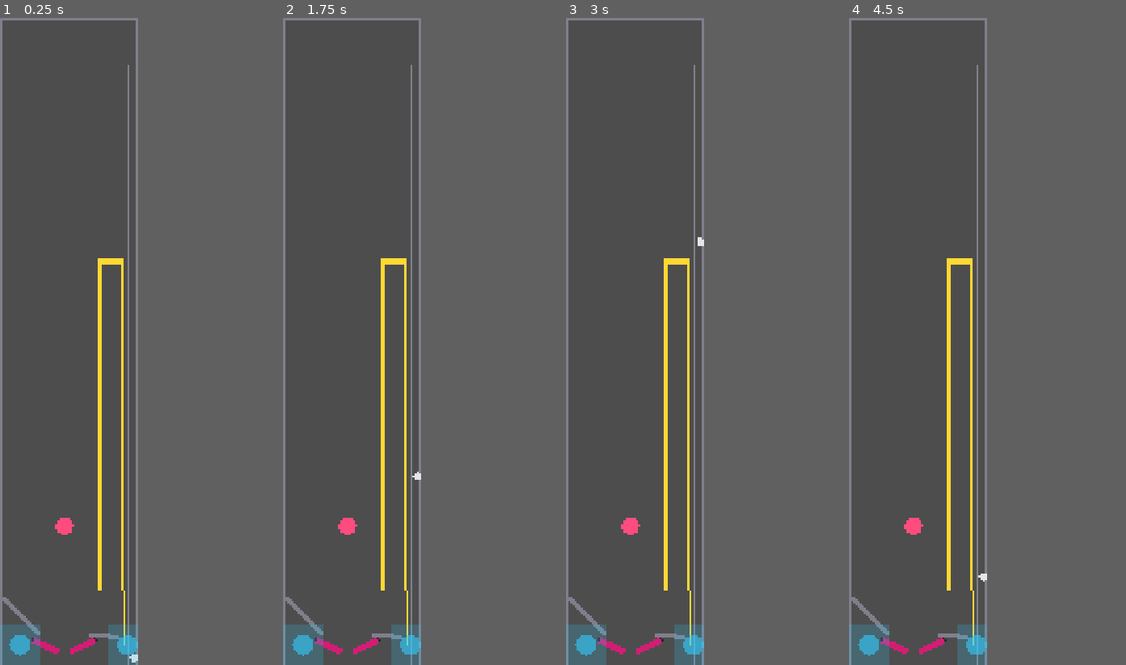
Above: before the commit, frames 1-4 (left to right).
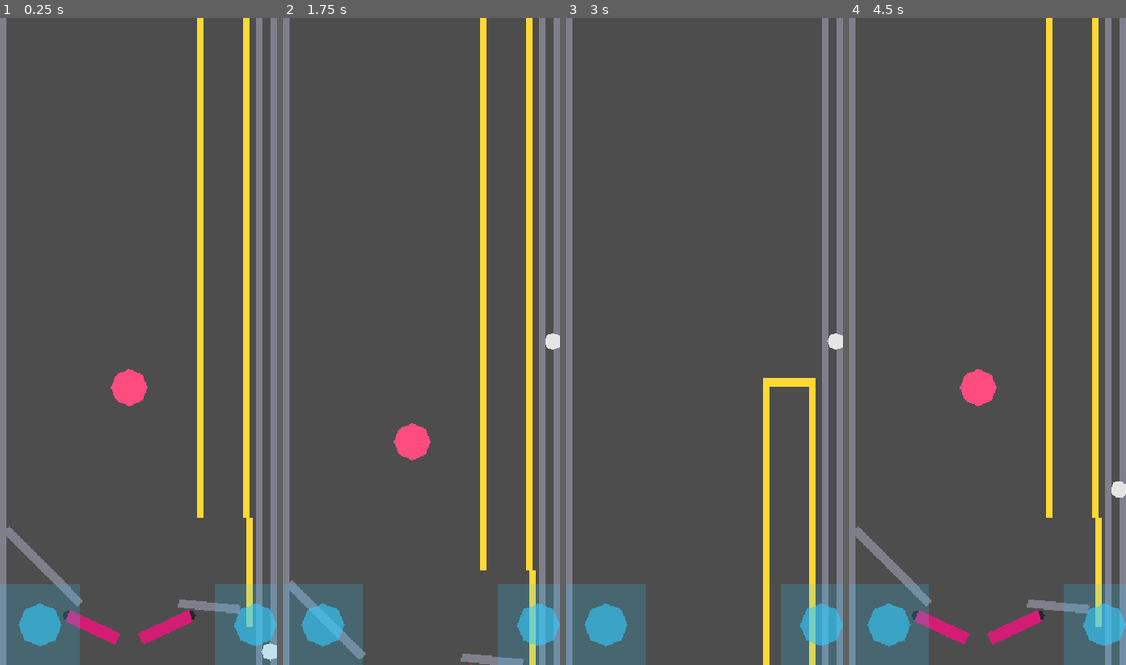
Above: after the commit, the same moments.

Repository: nobody174/pinball-adventure
Game: Godot game, scene res://core/physics/physics_prototype.tscn
Same seed, same stepped clock (60 frames per second), same inputs: the game is played once before the commit and once after it.
Inputs (mouse positions are in pixels of both pictures, inside the frame that each line leads up to):
- Up to frame 1 (0.25 s): no input
- Up to frame 2 (1.75 s): tap Enter at 0.5 s; move the mouse to (382, 309) at 0.52 s; hold Right (flip_right) 0.53-1.25 s; hold Up (launch_ball) 0.53-1.25 s; click (382, 309) at 0.67 s; drag from (324, 373) to (346, 529) at 1.27 s
- Up to frame 3 (3 s): move the mouse to (649, 199) at 2.02 s; hold Right (flip_right) 2.03-2.75 s; hold Shift 2.03-2.75 s; drag from (626, 470) to (593, 244) at 2.77 s
- Up to frame 4 (4.5 s): move the mouse to (959, 438) at 3.52 s; hold Left (flip_left) 3.53-4.25 s; tap Ctrl at 3.6 s; drag from (876, 244) to (912, 529) at 4.27 s
In our replay, the window is 171x800 before the commit and 343x800 after it. These sizes can differ from the game's own. Grey fills any space a smaller window leaves; there, only what the larger window draws over its background counts as a difference.

The runs differ from the first frame. In frame 1, 20% of the frame differs, in the area x 0-100%, y 0-100%; in frame 2, 20%; in frame 3, 17%; in frame 4, 20%.

Commit message:
fix: camera never scrolled -- viewport height always matched full table height
Designer's report ("the image is so small, trying to fit the entire
board in one shot, camera should follow the ball") led to a real
foundational bug spanning the whole session: every table-height
extension always resized window/size/viewport_height to exactly match
the new total table height (confirmed the numbers directly: current
viewport 2100 == table top-1400 to bottom 700 == 2100 exactly). That
means the *entire* table has been rendered in one static frame this
whole time, at whatever tiny scale fits it all -- there was never any
scrolling, because the "screen" was always sized to show everything
at once by construction. This likely explains some of the earlier
"mini-flipper looks broken" report too -- hard to judge anything at
that scale.

Fix: viewport_height back down to a real single-screen size (1050,
matching the table's original pre-extension height) and added
core/physics/ball_follow_camera.gd -- Camera2D now scrolls vertically
to track the ball, clamped to the table's actual top/bottom bounds
(-875 to 175, derived from the real wall positions, not guessed) so
it never reveals space beyond the walls. Horizontal position stays
fixed at table-center -- width already matches viewport exactly, no
side-scroll needed.

Touch zone Y positions reverted from 2035 back to 985 -- they're
screen-space (CanvasLayer, unaffected by camera movement, an
established gotcha from earlier this session) and need to match the
*visible* 1050-tall screen, not the world's full 2100-unit scroll
range. Feedback UI (score labels, message, debug terminal) needed no
changes -- already anchored fractionally/to the bottom edge from an
earlier fix, so it absorbed the viewport resize automatically.

Verified empirically, not just parse-checked: simulated a real launch
in the actual scene and confirmed the camera tracks the ball's climb
and clamps correctly at the top wall once it arrives. 94/94 tests
passing (3 new camera tests, one hit the same get_path_to-before-
in-tree ordering bug as an earlier subway_tunnel test this session,
fixed the same way).

Diff:
--- /dev/null
+++ b/core/physics/ball_follow_camera.gd
@@ -0,0 +1,32 @@
+#
+# Pinball Adventure
+# Author:  nobody174 (nobodylearn174@gmail.com)
+# Repo:    https://github.com/nobody174/pinball-adventure
+# Patreon: https://www.patreon.com/c/Nobody174
+# License: All rights reserved (c) 2026 nobody174
+# "It's never too late to give up!"
+#
+
+extends Camera2D
+
+## Scrolls vertically to follow the ball -- tables have grown far taller
+## than a single screen (the shooter lane extension alone made the total
+## table height exactly equal the viewport height, meaning the *entire*
+## table was rendered in one static frame with no scrolling at all, far
+## too small to actually see or play). Horizontal position stays fixed:
+## the table width matches the viewport width exactly, so there's no
+## meaningful room (or need) to scroll sideways.
+##
+## min_camera_y/max_camera_y clamp scrolling to the table's actual bounds,
+## so the camera never reveals empty space beyond the top or bottom walls.
+
+@export var target_path: NodePath
+@export var min_camera_y: float = -875.0
+@export var max_camera_y: float = 175.0
+
+@onready var _target: Node2D = get_node(target_path)
+
+func _process(_delta: float) -> void:
+	global_position.y = clampf(_target.global_position.y, min_camera_y, max_camera_y)
+
+# Built with assistance from Claude Code by Anthropic.
--- a/core/physics/physics_prototype.tscn
+++ b/core/physics/physics_prototype.tscn
@@ -4,6 +4,7 @@
 [ext_resource type="Script" uid="uid://dtypcr3tcdvpl" path="res://core/physics/flipper.gd" id="2_flipper"]
 [ext_resource type="Script" uid="uid://bq4kgyaeumx04" path="res://core/physics/touch_zones.gd" id="3_touch"]
 [ext_resource type="Script" uid="uid://y1wdnb0w8kmr" path="res://core/physics/bumper.gd" id="4_bumper"]
+[ext_resource type="Script" path="res://core/physics/ball_follow_camera.gd" id="5_camera"]
 
 [sub_resource type="RectangleShape2D" id="RectangleShape2D_wall_side"]
 size = Vector2(20, 2100)
@@ -217,7 +218,7 @@
 script = ExtResource("3_touch")
 
 [node name="LeftZone" type="TouchScreenButton" parent="TouchZones" unique_id=1103866490]
-position = Vector2(65, 2035)
+position = Vector2(65, 985)
 shape = SubResource("RectangleShape2D_touch_zone")
 
 [node name="LeftZoneVisual" type="Polygon2D" parent="TouchZones/LeftZone" unique_id=1249598117]
@@ -229,7 +230,7 @@
 polygon = PackedVector2Array(35, 0, 24.75, 24.75, 0, 35, -24.75, 24.75, -35, 0, -24.75, -24.75, 0, -35, 24.75, -24.75)
 
 [node name="RightZone" type="TouchScreenButton" parent="TouchZones" unique_id=839068721]
-position = Vector2(415, 2035)
+position = Vector2(415, 985)
 shape = SubResource("RectangleShape2D_touch_zone")
 
 [node name="RightZoneVisual" type="Polygon2D" parent="TouchZones/RightZone" unique_id=1327102787]
@@ -241,6 +242,10 @@
 polygon = PackedVector2Array(35, 0, 24.75, 24.75, 0, 35, -24.75, 24.75, -35, 0, -24.75, -24.75, 0, -35, 24.75, -24.75)
 
 [node name="Camera2D" type="Camera2D" parent="." unique_id=2134439033]
-position = Vector2(225, -350)
+position = Vector2(225, 175)
+script = ExtResource("5_camera")
+target_path = NodePath("../Ball")
+min_camera_y = -875.0
+max_camera_y = 175.0
 
 [connection signal="body_entered" from="Bumper/KickArea" to="Bumper/KickArea" method="_on_body_entered"]
--- a/project.godot
+++ b/project.godot
@@ -23,7 +23,7 @@
 [display]
 
 window/size/viewport_width=450
-window/size/viewport_height=2100
+window/size/viewport_height=1050
 window/stretch/mode="canvas_items"
 
 [editor_plugins]
--- /dev/null
+++ b/test/unit/test_ball_follow_camera.gd
@@ -0,0 +1,40 @@
+extends GutTest
+
+const BallFollowCameraScript := preload("res://core/physics/ball_follow_camera.gd")
+
+func _make_camera(target: Node2D) -> Camera2D:
+	add_child_autofree(target)
+	var cam := Camera2D.new()
+	cam.set_script(BallFollowCameraScript)
+	cam.min_camera_y = -875.0
+	cam.max_camera_y = 175.0
+	cam.target_path = target.get_path() ## Absolute path -- cam itself isn't in the tree yet, get_path_to needs both nodes in-tree.
+	add_child_autofree(cam)
+	return cam
+
+func test_follows_target_within_bounds() -> void:
+	var target := Node2D.new()
+	target.global_position = Vector2(225, -400)
+	var cam := _make_camera(target)
+
+	cam._process(0.0)
+
+	assert_almost_eq(cam.global_position.y, -400.0, 0.5)
+
+func test_clamps_at_top_bound() -> void:
+	var target := Node2D.new()
+	target.global_position = Vector2(225, -2000) ## Well past the top of the table.
+	var cam := _make_camera(target)
+
+	cam._process(0.0)
+
+	assert_almost_eq(cam.global_position.y, -875.0, 0.5, "camera should not scroll past the table's top wall")
+
+func test_clamps_at_bottom_bound() -> void:
+	var target := Node2D.new()
+	target.global_position = Vector2(225, 900) ## Well past the bottom of the table.
+	var cam := _make_camera(target)
+
+	cam._process(0.0)
+
+	assert_almost_eq(cam.global_position.y, 175.0, 0.5, "camera should not scroll past the table's bottom wall")
Not shown, added: core/physics/ball_follow_camera.gd.uid
Not shown, added: test/unit/test_ball_follow_camera.gd.uid
